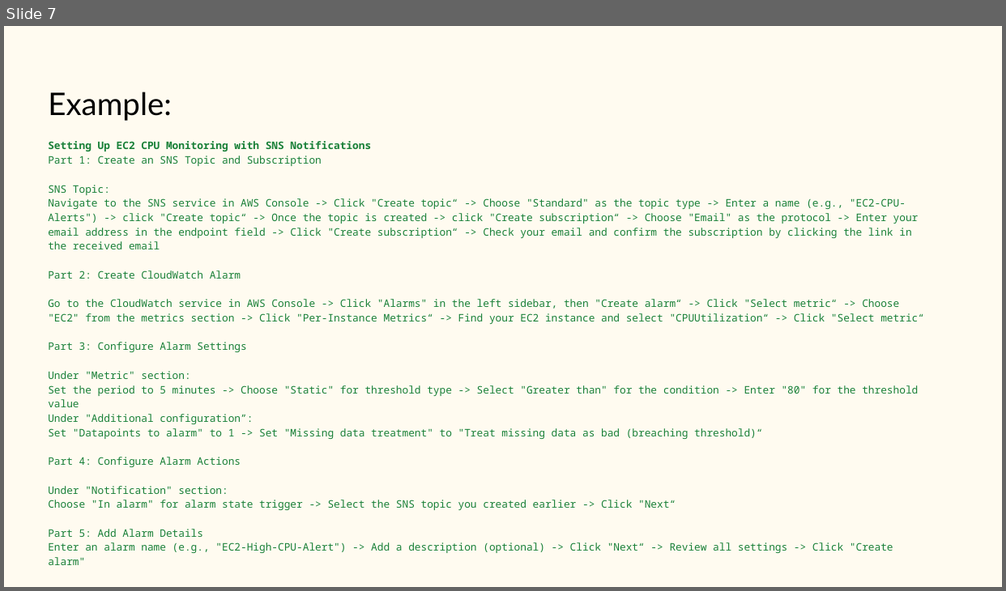
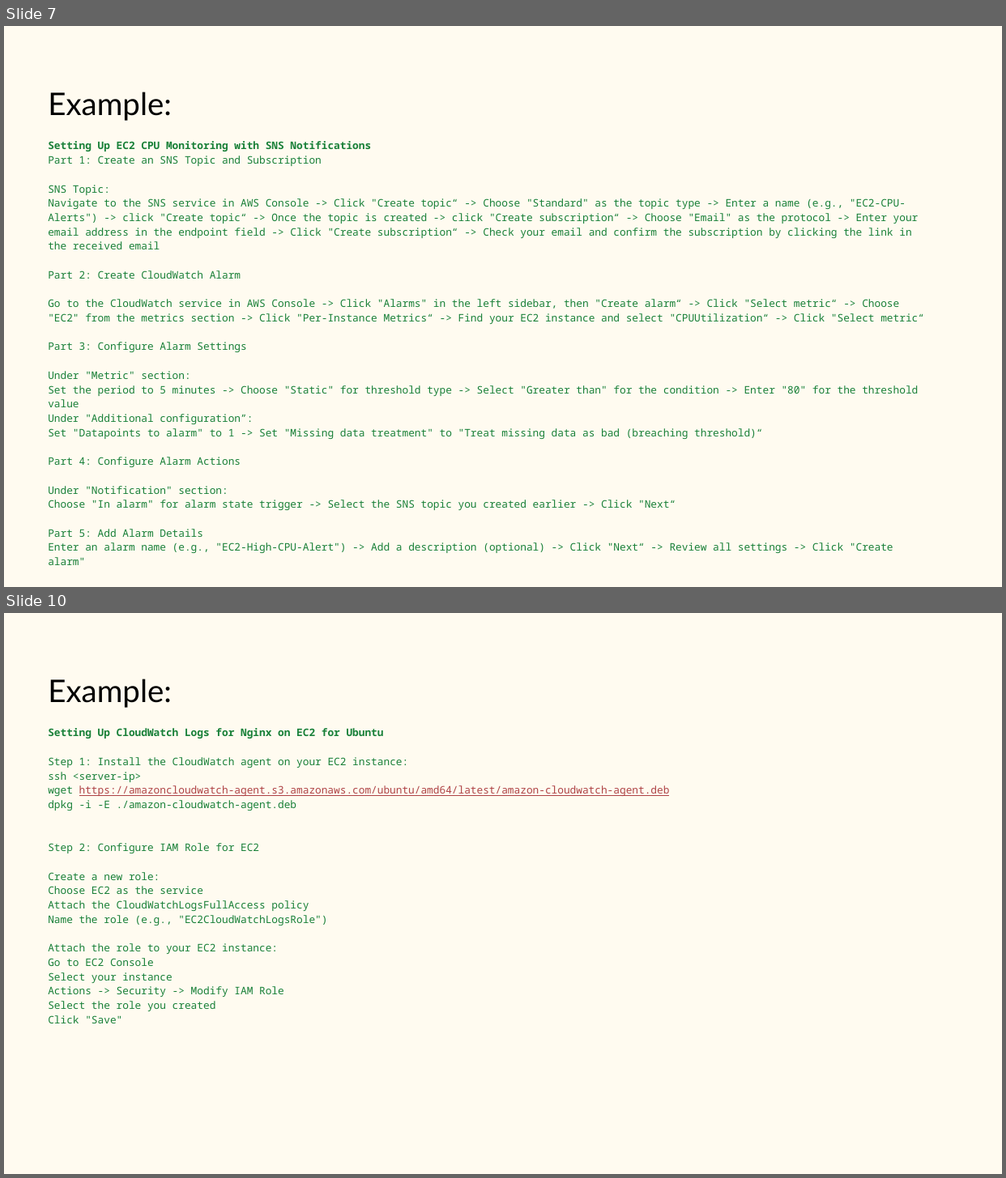
Before and after one commit to aishp411/PPMCAD12, a slide deck: Monitoring/CW/AWS-Cloudwatch.pptx. Shown one above the other, each under a label of ours: slide 7 before the commit, slides 7 and 10 after it; the slides between them are not shown. The pictures are 1006x591 and 1006x1178 pixels, drawn with LibreOffice and Linux fonts; fonts in the diff are those of the drawing. Boxes give left, top, right and bottom in pixels: in the first picture for what was removed or moved away, otherwise in the second. Text is boxed around its words. In the diff, an @@ line names an element or a change of style, - is before the commit and + after.

```diff
--- a/Monitoring/CW/AWS-Cloudwatch.pptx
+++ b/Monitoring/CW/AWS-Cloudwatch.pptx
@@ slide 10 added at box(4, 613, 1002, 1174), background #FFFBF0 @@
@@ title added at box(48, 679, 172, 708), 30 pt, text #000000 @@
+Example:
@@ text added at box(48, 728, 670, 1024), 10 pt, text #188038 @@
+Setting Up CloudWatch Logs for Nginx on EC2 for Ubuntu
+Step 1: Install the CloudWatch agent on your EC2 instance:
+ssh <server-ip>
+wget https://amazoncloudwatch-agent.s3.amazonaws.com/ubuntu/amd64/latest/amazon-cloudwatch-agent.deb
+dpkg -i -E ./amazon-cloudwatch-agent.deb
+Step 2: Configure IAM Role for EC2
+Create a new role:
+Choose EC2 as the service
+Attach the CloudWatchLogsFullAccess policy
+Name the role (e.g., "EC2CloudWatchLogsRole")
+Attach the role to your EC2 instance:
+Go to EC2 Console
+Select your instance
+Actions -> Security -> Modify IAM Role
+Select the role you created
+Click "Save"
```
Also in this commit, not shown: 3 other slides added, 3 other files.
